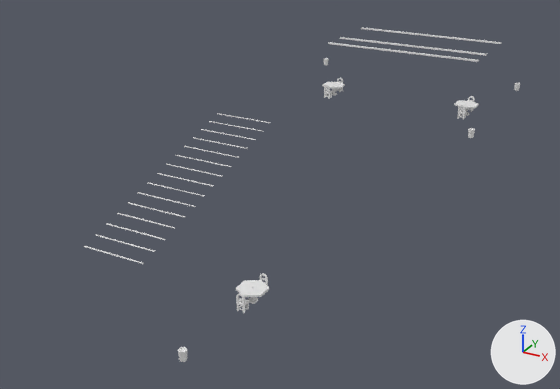
Before and after pictures for a commit that changed the OBJ model Games/GuruttoWorld/Assets/Models/GuidanceLab/City0A/Baked/Block-2-0.obj.
The view is the same before and after, from a 50 mm camera at (19.5, 36.1, 20.6) aimed at (-1.0, 73.3, 2.0). The lights are fixed; the arrows at lower right show +X, +Y and +Z. The older version comes first. Materials are left out; every surface is plain grey. Where no turn or scale is listed for an object, it has been applied to the vertices. Vertices at exactly the same position are counted once.

Objects in the first picture: 'Block-2-0'.
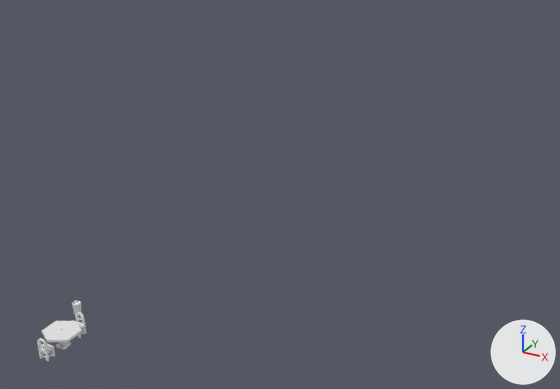
Changed parts and their boxes [x1, y1, x2, y2] in the pictures (560 x 389 px; the box of a moved part takes in the faces that stretch with it):
'Block-2-0', reshaped (89% narrower, 82% shorter): before [84, 27, 520, 362]; after [37, 301, 86, 361]
part 1 of me_block_2_0, moved or reshaped: before [178, 347, 187, 362]; after [72, 301, 82, 315]
part 2 of me_block_2_0, moved or reshaped: before [236, 280, 269, 304]; after [42, 321, 82, 350]
part 3 of me_block_2_0, moved or reshaped: before [236, 293, 249, 313]; after [37, 338, 55, 361]
part 4 of me_block_2_0, moved or reshaped: before [260, 273, 268, 295]; after [75, 312, 86, 338]
part 5 of me_block_2_0, deleted: before [84, 27, 520, 264]

What changed in the scene script:
```text
Change me_block_2_0:
    used by ob_block_2_0; location = (0.0, 0.0, 0.0)
    remove me_block_2_0.from_pydata(...)  # 1242 vertices, 2378 faces; spans x -9.1..8.0, y 58.8..94.2, z 0.0..8.1
    add me_block_2_0.from_pydata(...)  # 358 vertices, 742 faces; spans x -3.2..-1.3, y 54.8..58.2, z 1.4..2.4
    me_block_2_0 part 1: the loose piece of 24 vertices spanning x 1.8..2.2, y 58.8..59.2, z 0.2..0.7 is moved by (-5.0, -1.0, 1.4)
    me_block_2_0 part 2: the loose piece of 42 vertices spanning x 1.3..2.7, y 64.2..65.8, z 0.0..0.8 is moved by (-4.0, -9.0, 1.4)
    me_block_2_0 part 3: the loose piece of 130 vertices spanning x 1.8..2.2, y 63.8..64.3, z 0.0..1.0 is moved by (-4.0, -9.0, 1.4)
    me_block_2_0 part 4: the loose piece of 130 vertices spanning x 1.8..2.2, y 65.7..66.2, z 0.0..1.0 is moved by (-4.0, -9.0, 1.4)
    me_block_2_0 part 5: 29 loose pieces with 884 vertices, spanning x -9.1..8.0, y 65.0..94.2, z 0.3..8.1, are deleted
    other edits to the shape of me_block_2_0 do not show in these pictures
```
